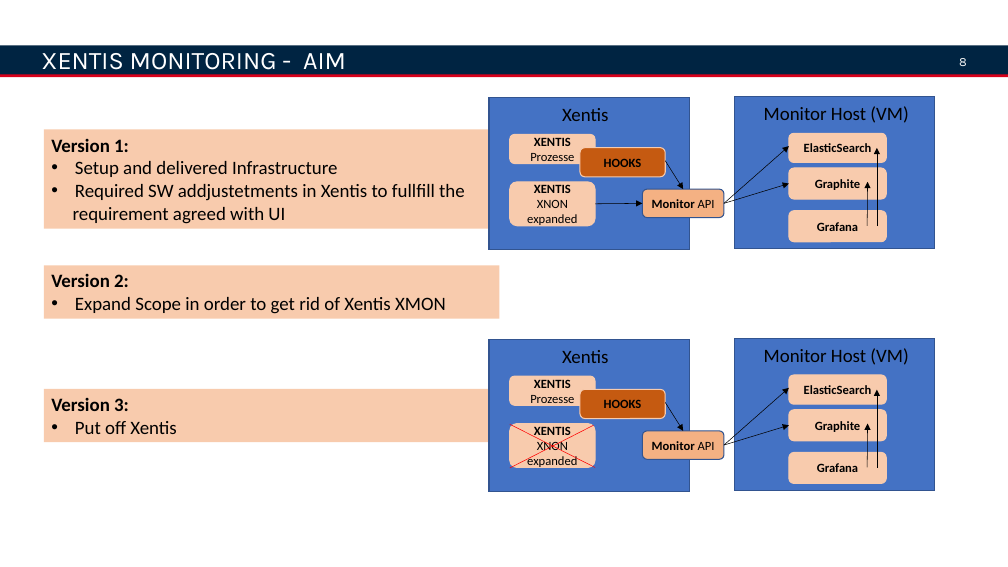
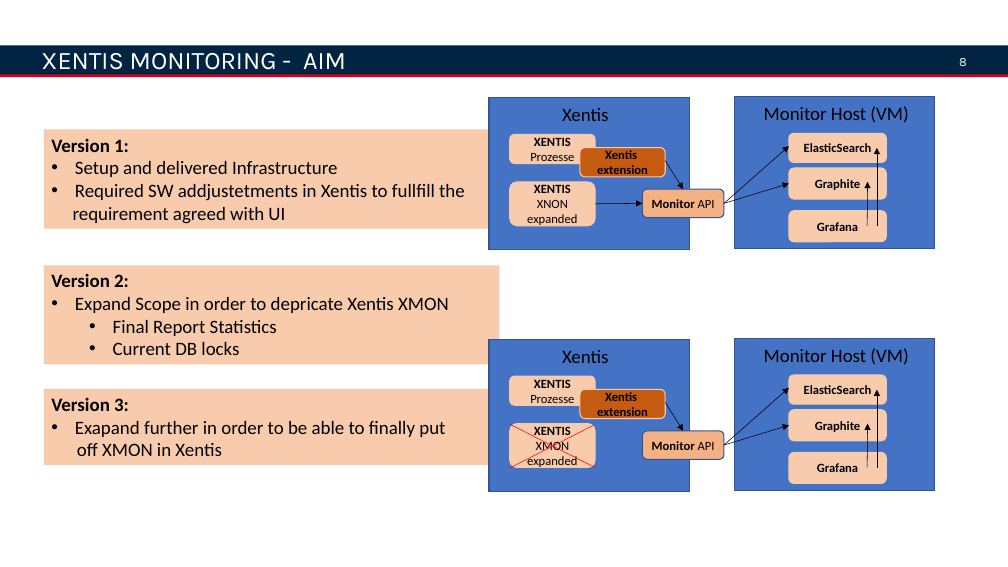
Before and after one commit to gwagner681105/pd_docker, a slide deck: slide 8 of XENTIS-Monitoring.pptx. Drawn at 1008x567 pixels with LibreOffice and Linux fonts; fonts in the diff are those of the drawing; background and template pictures are left out. Boxes give left, top, right and bottom in pixels: in the first picture for what was removed or moved away, otherwise in the second. Text is boxed around its words. In the diff, an @@ line names an element or a change of style, - is before the commit and + after.

Commit message:
Update PPT File

```diff
--- a/XENTIS-Monitoring.pptx
+++ b/XENTIS-Monitoring.pptx
@@ text in rounded rectangle at <box>597,150,648,178</box>: text changed @@
-HOOKS
+Xentis
+extension
@@ rectangle "Version 2:": place and size @@
-rectangle "Version 2:" at <box>44,265,500,319</box>
+rectangle "Version 2:" at <box>44,265,500,364</box>
@@ text in rectangle at <box>75,297,449,355</box>: text changed @@
-• Expand Scope in order to get rid of Xentis XMON
+• Expand Scope in order to depricate Xentis XMON
+  • Final Report Statistics
+  • Current DB locks
@@ rectangle "Version 3:": place and size @@
-rectangle "Version 3:" at <box>44,389,500,442</box>
+rectangle "Version 3:" at <box>44,389,500,465</box>
@@ text in rounded rectangle at <box>597,392,648,420</box>: text changed @@
-HOOKS
+Xentis
+extension
@@ text in rectangle at <box>75,421,445,456</box>: text changed @@
-• Put off Xentis
+• Exapand further in order to be able to finally put
+off XMON in Xentis
@@ text in rounded rectangle at <box>534,426,571,454</box>: text changed @@
-XENTIS XNON
+XENTIS XMON
```
Also in this commit, not shown: 4 other slides changed, 1 slide added, 1 slide removed.
